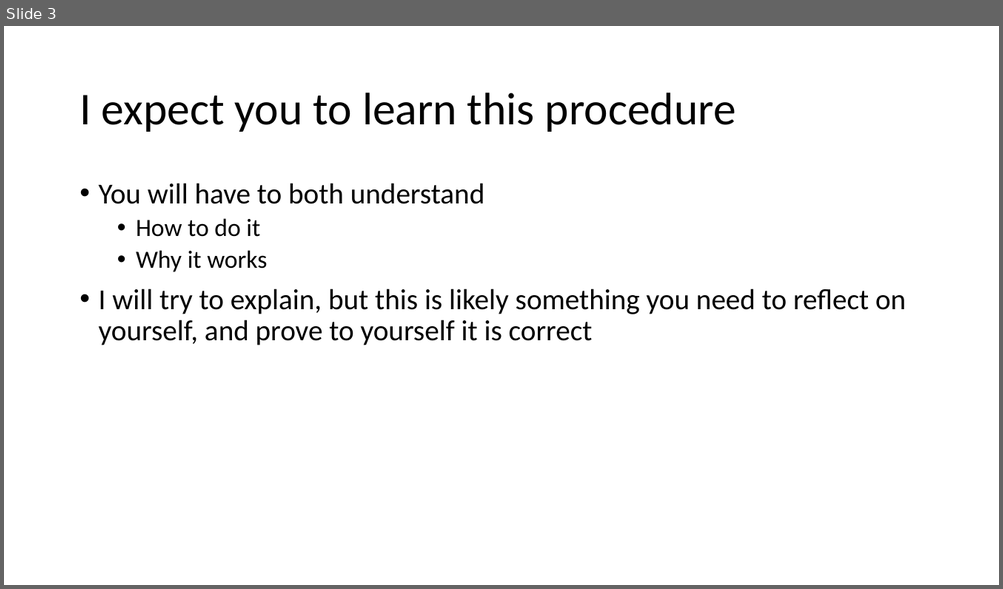
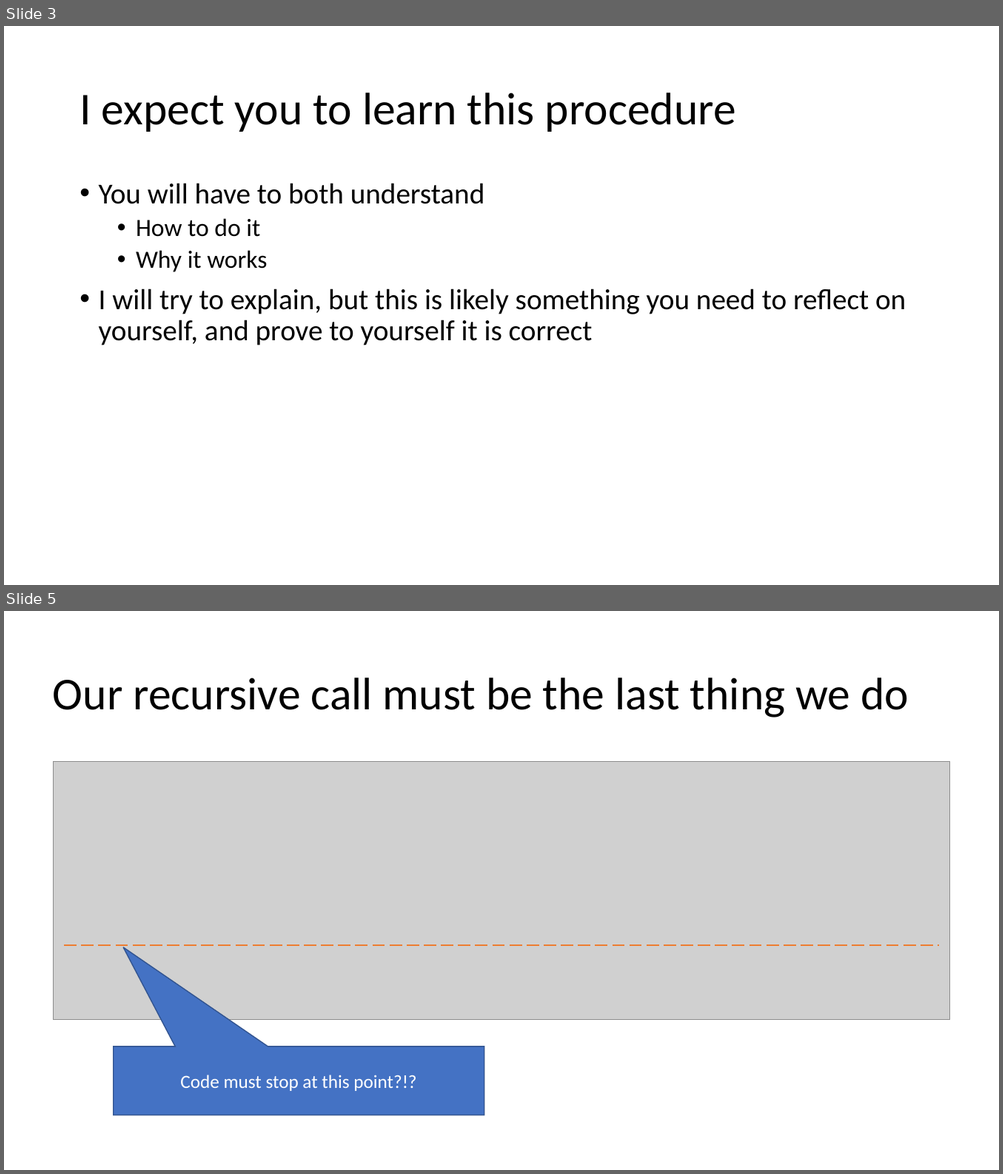
Before and after one commit to RHIT-CSSE/csse304, a slide deck: ClassMaterials/CPS/CPS intro.pptx. Shown one above the other, each under a label of ours: slide 3 before the commit, slides 3 and 5 after it; the slides between them are not shown. The pictures are 1003x589 and 1003x1174 pixels, drawn with LibreOffice and Linux fonts; fonts in the diff are those of the drawing; grey boxes stand for pictures. Boxes give left, top, right and bottom in pixels: in the first picture for what was removed or moved away, otherwise in the second. Text is boxed around its words. In the diff, an @@ line names an element or a change of style, - is before the commit and + after.

```diff
--- a/ClassMaterials/CPS/CPS intro.pptx
+++ b/ClassMaterials/CPS/CPS intro.pptx
@@ slide 5 added at (x1=4, y1=611, x2=999, y2=1170), background #FFFFFF @@
@@ title added at (x1=53, y1=678, x2=908, y2=718), 44 pt, text #000000 @@
+Our recursive call must be the last thing we do
@@ picture added at (x1=54, y1=762, x2=950, y2=1020) @@
@@ line added from (65, 946) to (939, 946), #ED7D31 1.5 pt dashed @@
@@ speech box added at (x1=114, y1=1047, x2=484, y2=1116), fill #4472C4, outline #325491 1 pt, 18 pt, text #FFFFFF @@
+Code must stop at this point?!?
```
Also in this commit, not shown: 2 slides changed, 2 other slides added, 4 slides removed, 4 other files.
